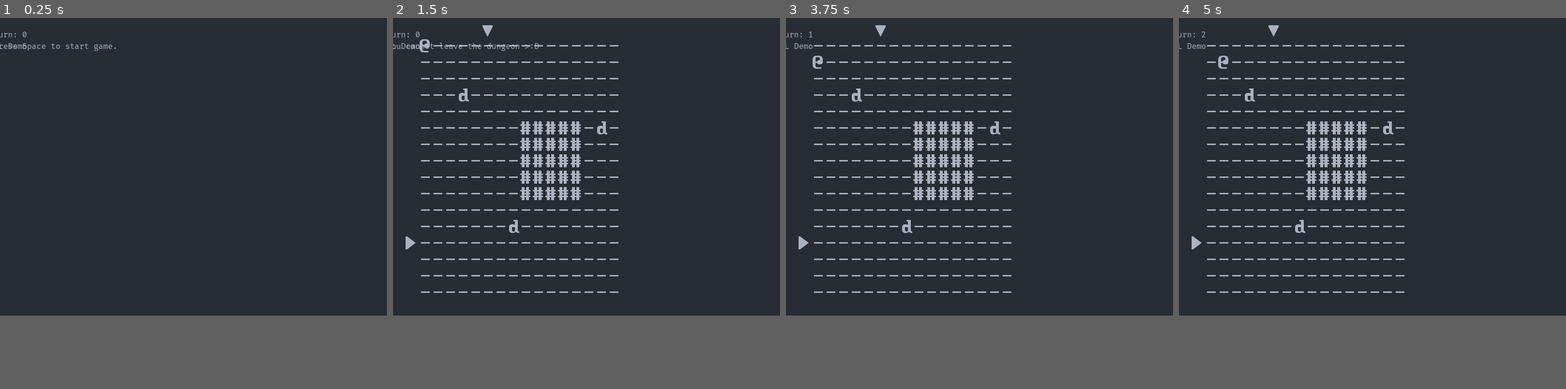
Above: before the commit, frames 1-4 (left to right).
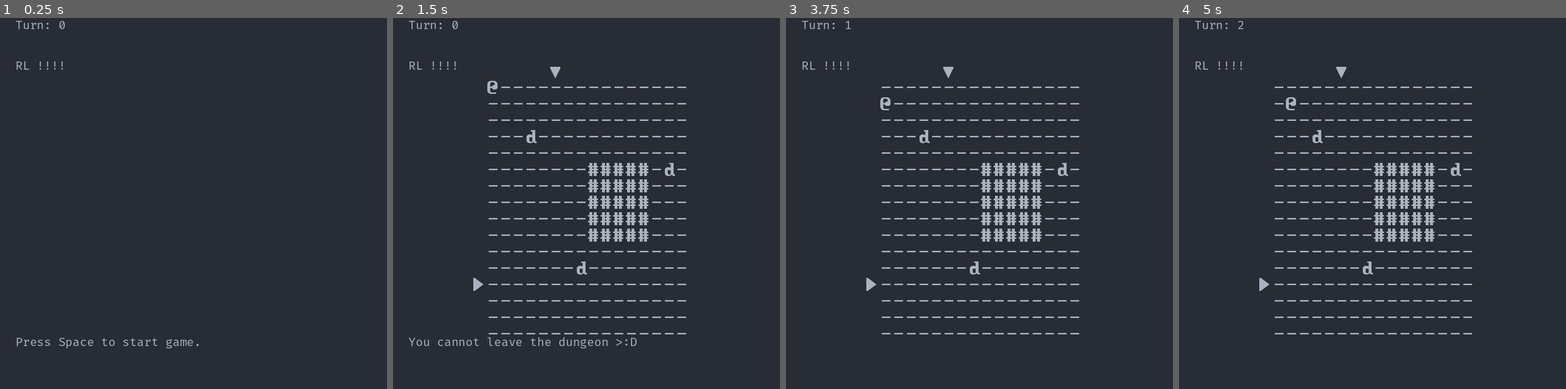
Above: after the commit, the same moments.

Repository: benjaminfrs/DragonsDescent
Game: Godot game, scene res://scene/main/main.tscn
The game is run twice, just before and just after one commit, with the same random seed, the same clock (stepped at 60 frames per second) and the same inputs. Before the commit the project starts from res://scene/main/MainScene.tscn.
Inputs:
- Up to frame 1 (0.25 s): no input
- Up to frame 2 (1.5 s): tap Space (init_world) at 0.5, 0.6, 1.25, 1.35 s; hold Up (move_up) from 0.53 s (still down)
- Up to frame 3 (3.75 s): tap Enter at 2, 3.5 s; release Up (move_up) at 2.03 s; hold Left (move_left) 2.03-3.53 s; tap Space (init_world) at 2.1, 2.75, 2.85, 3.6 s; hold Down (move_down) from 3.53 s (still down)
- Up to frame 4 (5 s): tap Space (init_world) at 4.25, 4.35 s; release Down (move_down) at 4.28 s; hold Right (move_right) from 4.28 s (still down)
In our replay, the window is 800x648 before the commit and 800x800 after it. These sizes can differ from the game's own. Grey fills any space a smaller window leaves; there, only what the larger window draws over its background counts as a difference.

The runs differ from the first frame. In frame 1, 0.6% of the frame differs, in the area x 0-52%, y 0-90%; in frame 2, 8.5%, in the area x 0-76%, y 0-90%; in frame 3, 8.0%; in frame 4, 8.0%.

Commit message:
Refactor node and scene hierarchy. - Top level node is now generic instead of 2D - Split GUI and World into two separate scenes

Diff:
--- a/lib/ConvertCoords.gd
+++ b/lib/ConvertCoords.gd
@@ -1,5 +1,5 @@
-const START_X: int = 100
-const START_Y: int = 54
+const START_X: int = 240
+const START_Y: int = 140
 const STEP_X: int = 26
 const STEP_Y: int = 34
 
--- a/project.godot
+++ b/project.godot
@@ -11,13 +11,14 @@
 [application]
 
 config/name="DragonsDescent"
-run/main_scene="res://scene/main/MainScene.tscn"
+run/main_scene="res://scene/main/main.tscn"
 config/features=PackedStringArray("4.1", "Forward Plus")
 config/icon="res://resource/icon.svg"
 
 [display]
 
 window/size/viewport_width=800
+window/size/viewport_height=800
 window/size/resizable=false
 window/energy_saving/keep_screen_on=false
 
--- a/scene/main/MainScene.gd
+++ /dev/null
@@ -1,30 +0,0 @@
-extends Node2D
-
-func _ready():
-	get_node("DungeonGrid").illegal_move.connect($MainGUI/MainHBox/ModeLine._on_DungeonGrid_illegal_move)
-
-	get_node("InitWorld").sprite_created.connect(get_node("PCMove")._on_InitWorld_sprite_created)
-	get_node("InitWorld").sprite_created.connect(get_node("Schedule")._on_InitWorld_sprite_created)
-	get_node("InitWorld").sprite_created.connect(get_node("DungeonGrid")._on_InitWorld_sprite_created)
-
-	$PCMove/PCAttack.pc_attacked.connect($MainGUI/MainHBox/ModeLine._on_PCAttack_pc_attacked)
-
-	get_node("Schedule").turn_started.connect(get_node("PCMove")._on_Schedule_turn_started)
-	get_node("Schedule").turn_started.connect(get_node("EnemyAI")._on_Schedule_turn_started)
-	get_node("Schedule").turn_started.connect($MainGUI/SidebarVBox._on_Schedule_turn_started)
-	get_node("Schedule").turn_ended.connect($MainGUI/MainHBox/ModeLine._on_Schedule_turn_ended)
-
-	get_node("RemoveObject").sprite_removed.connect(get_node("DungeonGrid")._on_RemoveObject_sprite_removed)
-	get_node("RemoveObject").sprite_removed.connect(get_node("Schedule")._on_RemoveObject_sprite_removed)
-
-	get_node("DungeonGrid")._ref_InitWorld = get_node("InitWorld")
-
-	get_node("PCMove")._ref_Schedule = get_node("Schedule")
-	get_node("EnemyAI")._ref_Schedule = get_node("Schedule")
-	$PCMove/PCAttack._ref_Schedule = get_node("Schedule")
-
-	get_node("PCMove")._ref_DungeonGrid = get_node("DungeonGrid")
-	$PCMove/PCAttack._ref_DungeonGrid = get_node("DungeonGrid")
-	get_node("RemoveObject")._ref_DungeonGrid = get_node("DungeonGrid")
-
-	$PCMove/PCAttack._ref_RemoveObject = get_node("RemoveObject")
--- a/scene/main/MainScene.tscn
+++ /dev/null
@@ -1,38 +0,0 @@
-[gd_scene load_steps=10 format=3 uid="uid://bqietraj1ohmp"]
-
-[ext_resource type="Script" path="res://scene/main/MainScene.gd" id="1_i68nt"]
-[ext_resource type="Script" path="res://scene/main/InitWorld.gd" id="2_s4hn8"]
-[ext_resource type="Script" path="res://scene/main/PCMove.gd" id="4_ft5m1"]
-[ext_resource type="Script" path="res://scene/main/Schedule.gd" id="5_dn8oy"]
-[ext_resource type="Script" path="res://scene/main/PCAttack.gd" id="5_tcjt4"]
-[ext_resource type="Script" path="res://scene/main/EnemyAI.gd" id="6_2o3gm"]
-[ext_resource type="Script" path="res://scene/main/DungeonGrid.gd" id="7_5pbrr"]
-[ext_resource type="PackedScene" uid="uid://tclgxlccwliq" path="res://scene/gui/MainGUI.tscn" id="9_65kgn"]
-[ext_resource type="Script" path="res://scene/main/RemoveObject.gd" id="9_no2xi"]
-
-[node name="MainScene" type="Node2D"]
-position = Vector2(-33, 37)
-script = ExtResource("1_i68nt")
-
-[node name="InitWorld" type="Node2D" parent="."]
-script = ExtResource("2_s4hn8")
-
-[node name="PCMove" type="Node2D" parent="."]
-script = ExtResource("4_ft5m1")
-
-[node name="PCAttack" type="Node2D" parent="PCMove"]
-script = ExtResource("5_tcjt4")
-
-[node name="Schedule" type="Node2D" parent="."]
-script = ExtResource("5_dn8oy")
-
-[node name="EnemyAI" type="Node2D" parent="."]
-script = ExtResource("6_2o3gm")
-
-[node name="DungeonGrid" type="Node2D" parent="."]
-script = ExtResource("7_5pbrr")
-
-[node name="RemoveObject" type="Node2D" parent="."]
-script = ExtResource("9_no2xi")
-
-[node name="MainGUI" parent="." instance=ExtResource("9_65kgn")]
--- a/scene/main/DungeonGrid.gd
+++ b/scene/main/World/DungeonGrid.gd
@@ -2,7 +2,7 @@
 
 signal illegal_move(message)
 
-const InitWorld := preload("res://scene/main/InitWorld.gd")
+const InitWorld := preload("res://scene/main/World/InitWorld.gd")
 var _ref_InitWorld: InitWorld
 
 var _new_DungeonSize := preload("res://lib/DungeonSize.gd").new()
--- a/scene/main/EnemyAI.gd
+++ b/scene/main/World/EnemyAI.gd
@@ -1,6 +1,6 @@
 extends Node2D
 
-const Schedule := preload("res://scene/main/Schedule.gd")
+const Schedule := preload("res://scene/main/World/Schedule.gd")
 var _ref_Schedule: Schedule
 
 var _new_GroupName := preload("res://lib/GroupName.gd").new()
--- a/scene/main/PCAttack.gd
+++ b/scene/main/World/PCAttack.gd
@@ -2,11 +2,11 @@
 
 signal pc_attacked(message)
 
-const DungeonGrid := preload("res://scene/main/DungeonGrid.gd")
+const DungeonGrid := preload("res://scene/main/World/DungeonGrid.gd")
 var _ref_DungeonGrid: DungeonGrid
-const Schedule := preload("res://scene/main/Schedule.gd")
+const Schedule := preload("res://scene/main/World/Schedule.gd")
 var _ref_Schedule: Schedule
-const RemoveObject := preload("res://scene/main/RemoveObject.gd")
+const RemoveObject := preload("res://scene/main/World/RemoveObject.gd")
 var _ref_RemoveObject: RemoveObject
 
 var _new_GroupName := preload("res://lib/GroupName.gd").new()
--- a/scene/main/PCMove.gd
+++ b/scene/main/World/PCMove.gd
@@ -1,9 +1,9 @@
 extends Node2D
 
-const Schedule := preload("res://scene/main/Schedule.gd")
+const Schedule := preload("res://scene/main/World/Schedule.gd")
 var _ref_Schedule: Schedule
 
-const DungeonGrid := preload("res://scene/main/DungeonGrid.gd")
+const DungeonGrid := preload("res://scene/main/World/DungeonGrid.gd")
 var _ref_DungeonGrid: DungeonGrid
 
 var _new_ConvertCoord := preload("res://lib/ConvertCoords.gd").new()
--- a/scene/main/RemoveObject.gd
+++ b/scene/main/World/RemoveObject.gd
@@ -1,6 +1,6 @@
 extends Node2D
 
-const DungeonGrid := preload("res://scene/main/DungeonGrid.gd")
+const DungeonGrid := preload("res://scene/main/World/DungeonGrid.gd")
 var _ref_DungeonGrid: DungeonGrid
 
 signal sprite_removed(remove_sprite, x, y)
--- /dev/null
+++ b/scene/main/World/World.gd
@@ -0,0 +1,31 @@
+extends Node2D
+
+func _ready():
+	pass
+#	get_node("DungeonGrid").illegal_move.connect($MainGUI/MainHBox/ModeLine._on_DungeonGrid_illegal_move)
+
+	#get_node("InitWorld").sprite_created.connect(get_node("PCMove")._on_InitWorld_sprite_created)
+	#get_node("InitWorld").sprite_created.connect(get_node("Schedule")._on_InitWorld_sprite_created)
+	#get_node("InitWorld").sprite_created.connect(get_node("DungeonGrid")._on_InitWorld_sprite_created)
+
+#	#$PCMove/PCAttack.pc_attacked.connect($MainGUI/MainHBox/ModeLine._on_PCAttack_pc_attacked)
+
+	#get_node("Schedule").turn_started.connect(get_node("PCMove")._on_Schedule_turn_started)
+	#get_node("Schedule").turn_started.connect(get_node("EnemyAI")._on_Schedule_turn_started)
+#	#get_node("Schedule").turn_started.connect($MainGUI/SidebarVBox._on_Schedule_turn_started)
+#	#get_node("Schedule").turn_ended.connect($MainGUI/MainHBox/ModeLine._on_Schedule_turn_ended)
+
+	#get_node("RemoveObject").sprite_removed.connect(get_node("DungeonGrid")._on_RemoveObject_sprite_removed)
+	#get_node("RemoveObject").sprite_removed.connect(get_node("Schedule")._on_RemoveObject_sprite_removed)
+
+	#get_node("DungeonGrid")._ref_InitWorld = get_node("InitWorld")
+
+	#get_node("PCMove")._ref_Schedule = get_node("Schedule")
+	#get_node("EnemyAI")._ref_Schedule = get_node("Schedule")
+	#$PCMove/PCAttack._ref_Schedule = get_node("Schedule")
+
+	#get_node("PCMove")._ref_DungeonGrid = get_node("DungeonGrid")
+	#$PCMove/PCAttack._ref_DungeonGrid = get_node("DungeonGrid")
+	#get_node("RemoveObject")._ref_DungeonGrid = get_node("DungeonGrid")
+
+	#$PCMove/PCAttack._ref_RemoveObject = get_node("RemoveObject")
--- /dev/null
+++ b/scene/main/World/World.tscn
@@ -0,0 +1,35 @@
+[gd_scene load_steps=9 format=3 uid="uid://bqietraj1ohmp"]
+
+[ext_resource type="Script" path="res://scene/main/World/World.gd" id="1_i68nt"]
+[ext_resource type="Script" path="res://scene/main/World/InitWorld.gd" id="2_s4hn8"]
+[ext_resource type="Script" path="res://scene/main/World/PCMove.gd" id="4_ft5m1"]
+[ext_resource type="Script" path="res://scene/main/World/Schedule.gd" id="5_dn8oy"]
+[ext_resource type="Script" path="res://scene/main/World/PCAttack.gd" id="5_tcjt4"]
+[ext_resource type="Script" path="res://scene/main/World/EnemyAI.gd" id="6_2o3gm"]
+[ext_resource type="Script" path="res://scene/main/World/DungeonGrid.gd" id="7_5pbrr"]
+[ext_resource type="Script" path="res://scene/main/World/RemoveObject.gd" id="9_no2xi"]
+
+[node name="World" type="Node2D"]
+position = Vector2(-33, 37)
+script = ExtResource("1_i68nt")
+
+[node name="InitWorld" type="Node2D" parent="."]
+script = ExtResource("2_s4hn8")
+
+[node name="PCMove" type="Node2D" parent="."]
+script = ExtResource("4_ft5m1")
+
+[node name="PCAttack" type="Node2D" parent="PCMove"]
+script = ExtResource("5_tcjt4")
+
+[node name="Schedule" type="Node2D" parent="."]
+script = ExtResource("5_dn8oy")
+
+[node name="EnemyAI" type="Node2D" parent="."]
+script = ExtResource("6_2o3gm")
+
+[node name="DungeonGrid" type="Node2D" parent="."]
+script = ExtResource("7_5pbrr")
+
+[node name="RemoveObject" type="Node2D" parent="."]
+script = ExtResource("9_no2xi")
--- a/scene/gui/MainGUI.tscn
+++ b/scene/main/gui/MainGUI.tscn
@@ -1,40 +1,55 @@
 [gd_scene load_steps=4 format=3 uid="uid://tclgxlccwliq"]
 
 [ext_resource type="FontFile" uid="uid://b1day01kiq4ll" path="res://resource/FiraCode-Regular.ttf" id="1_rvuv3"]
-[ext_resource type="Script" path="res://scene/main/Mode Line.gd" id="2_vjwlw"]
-[ext_resource type="Script" path="res://scene/main/SidebarVBox.gd" id="3_1dxty"]
+[ext_resource type="Script" path="res://scene/main/gui/SidebarVBox.gd" id="2_80f4n"]
+[ext_resource type="Script" path="res://scene/main/gui/ModeLine.gd" id="2_qrxsk"]
 
 [node name="MainGUI" type="MarginContainer"]
-offset_right = 40.0
-offset_bottom = 40.0
-theme_override_constants/margin_left = 20
-theme_override_constants/margin_top = 20
-theme_override_constants/margin_right = 1180
-theme_override_constants/margin_bottom = 1180
+anchors_preset = 15
+anchor_right = 1.0
+anchor_bottom = 1.0
+grow_horizontal = 2
+grow_vertical = 2
+theme_override_constants/margin_left = 32
+theme_override_constants/margin_top = 32
+theme_override_constants/margin_right = 32
+theme_override_constants/margin_bottom = 32
 
 [node name="MainHBox" type="HBoxContainer" parent="."]
 layout_mode = 2
+size_flags_vertical = 8
 
 [node name="ModeLine" type="Label" parent="MainHBox"]
+custom_minimum_size = Vector2(300, 80)
 layout_mode = 2
-size_flags_horizontal = 3
-size_flags_vertical = 8
+size_flags_horizontal = 0
+size_flags_vertical = 1
 theme_override_colors/font_color = Color(0.670588, 0.698039, 0.74902, 1)
 theme_override_fonts/font = ExtResource("1_rvuv3")
-script = ExtResource("2_vjwlw")
+theme_override_font_sizes/font_size = 24
+text = "Dwarf!!"
+script = ExtResource("2_qrxsk")
 
 [node name="SidebarVBox" type="VBoxContainer" parent="."]
 custom_minimum_size = Vector2(180, 0)
 layout_mode = 2
-script = ExtResource("3_1dxty")
+size_flags_vertical = 0
+script = ExtResource("2_80f4n")
 
 [node name="Turn" type="Label" parent="SidebarVBox"]
+custom_minimum_size = Vector2(150, 80)
 layout_mode = 2
-size_flags_vertical = 3
+size_flags_vertical = 8
 theme_override_colors/font_color = Color(0.670588, 0.698039, 0.74902, 1)
 theme_override_fonts/font = ExtResource("1_rvuv3")
+theme_override_font_sizes/font_size = 24
+text = "Turn: 0"
 
 [node name="Help" type="Label" parent="SidebarVBox"]
+custom_minimum_size = Vector2(150, 80)
 layout_mode = 2
+size_flags_vertical = 0
 theme_override_colors/font_color = Color(0.670588, 0.698039, 0.74902, 1)
 theme_override_fonts/font = ExtResource("1_rvuv3")
+theme_override_font_sizes/font_size = 24
+text = "Help"
--- a/scene/main/Mode Line.gd
+++ b/scene/main/gui/ModeLine.gd
@@ -11,9 +11,9 @@
 		text = ""
 
 
-func _on_DungeonGrid_illegal_move(message: String):
+func _on_DungeonGrid_illegal_move(message: String) -> void:
 	text = message
 
 
-func _on_PCAttack_pc_attacked(message: String):
+func _on_PCAttack_pc_attacked(message: String) -> void:
 	text = message
--- a/scene/main/SidebarVBox.gd
+++ b/scene/main/gui/SidebarVBox.gd
@@ -10,7 +10,7 @@
 
 
 func _ready() -> void:
-	_label_help.text = "RL Demo"
+	_label_help.text = "RL !!!!"
 	_update_turn()
 
 
--- /dev/null
+++ b/scene/main/main.gd
@@ -0,0 +1,31 @@
+extends Node
+
+func _ready():
+	get_node("World/DungeonGrid").illegal_move.connect(get_node("MainGUI/MainHBox/ModeLine")._on_DungeonGrid_illegal_move)
+
+	get_node("World/InitWorld").sprite_created.connect(get_node("World/PCMove")._on_InitWorld_sprite_created)
+	get_node("World/InitWorld").sprite_created.connect(get_node("World/Schedule")._on_InitWorld_sprite_created)
+	get_node("World/InitWorld").sprite_created.connect(get_node("World/DungeonGrid")._on_InitWorld_sprite_created)
+
+	$World/PCMove/PCAttack.pc_attacked.connect(get_node("MainGUI/MainHBox/ModeLine")._on_PCAttack_pc_attacked)
+
+	get_node("World/Schedule").turn_started.connect(get_node("World/PCMove")._on_Schedule_turn_started)
+	get_node("World/Schedule").turn_started.connect(get_node("World/EnemyAI")._on_Schedule_turn_started)
+	get_node("World/Schedule").turn_started.connect(get_node("MainGUI/SidebarVBox")._on_Schedule_turn_started)
+
+	get_node("World/Schedule").turn_ended.connect(get_node("MainGUI/MainHBox/ModeLine")._on_Schedule_turn_ended)
+
+	get_node("World/RemoveObject").sprite_removed.connect(get_node("World/DungeonGrid")._on_RemoveObject_sprite_removed)
+	get_node("World/RemoveObject").sprite_removed.connect(get_node("World/Schedule")._on_RemoveObject_sprite_removed)
+
+	get_node("World/DungeonGrid")._ref_InitWorld = get_node("World/InitWorld")
+
+	get_node("World/PCMove")._ref_Schedule = get_node("World/Schedule")
+	get_node("World/EnemyAI")._ref_Schedule = get_node("World/Schedule")
+	$World/PCMove/PCAttack._ref_Schedule = get_node("World/Schedule")
+
+	get_node("World/PCMove")._ref_DungeonGrid = get_node("World/DungeonGrid")
+	$World/PCMove/PCAttack._ref_DungeonGrid = get_node("World/DungeonGrid")
+	get_node("World/RemoveObject")._ref_DungeonGrid = get_node("World/DungeonGrid")
+
+	$World/PCMove/PCAttack._ref_RemoveObject = get_node("World/RemoveObject")
--- /dev/null
+++ b/scene/main/main.tscn
@@ -0,0 +1,12 @@
+[gd_scene load_steps=4 format=3 uid="uid://b8aejqcvuioe4"]
+
+[ext_resource type="Script" path="res://scene/main/main.gd" id="1_s1s6r"]
+[ext_resource type="PackedScene" uid="uid://bqietraj1ohmp" path="res://scene/main/World/World.tscn" id="1_xm7o4"]
+[ext_resource type="PackedScene" uid="uid://tclgxlccwliq" path="res://scene/main/gui/MainGUI.tscn" id="2_3mo8p"]
+
+[node name="Main" type="Node"]
+script = ExtResource("1_s1s6r")
+
+[node name="World" parent="." instance=ExtResource("1_xm7o4")]
+
+[node name="MainGUI" parent="." instance=ExtResource("2_3mo8p")]
Renamed: scene/main/InitWorld.gd -> scene/main/World/InitWorld.gd
Renamed: scene/main/Schedule.gd -> scene/main/World/Schedule.gd
